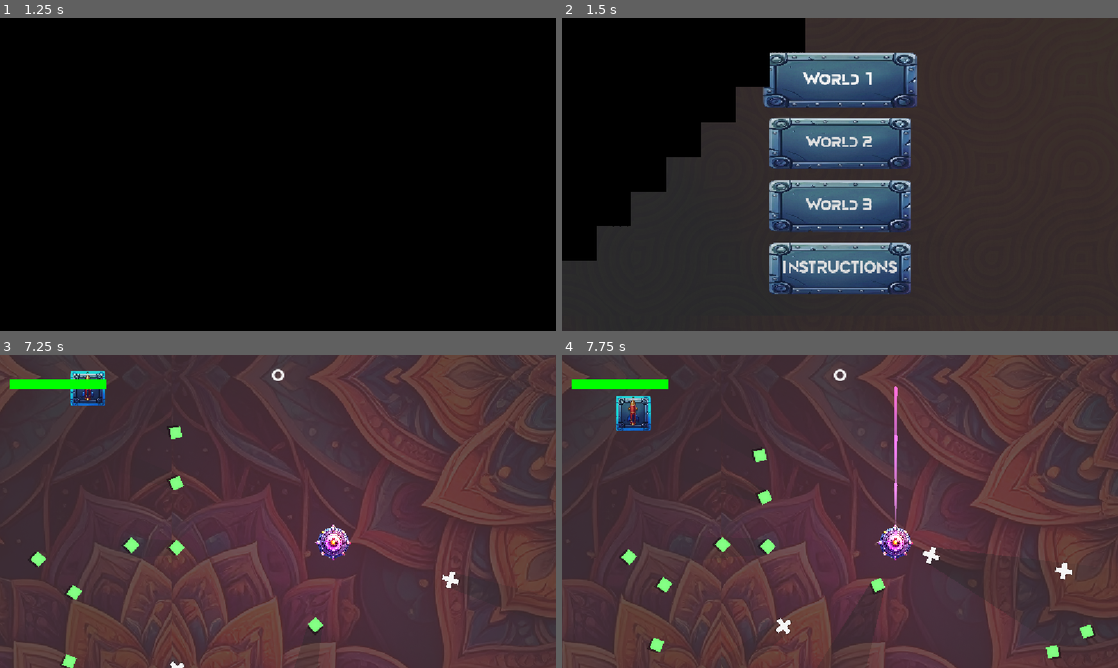
Above: before the commit, frames 1-4 (two rows, left to right).
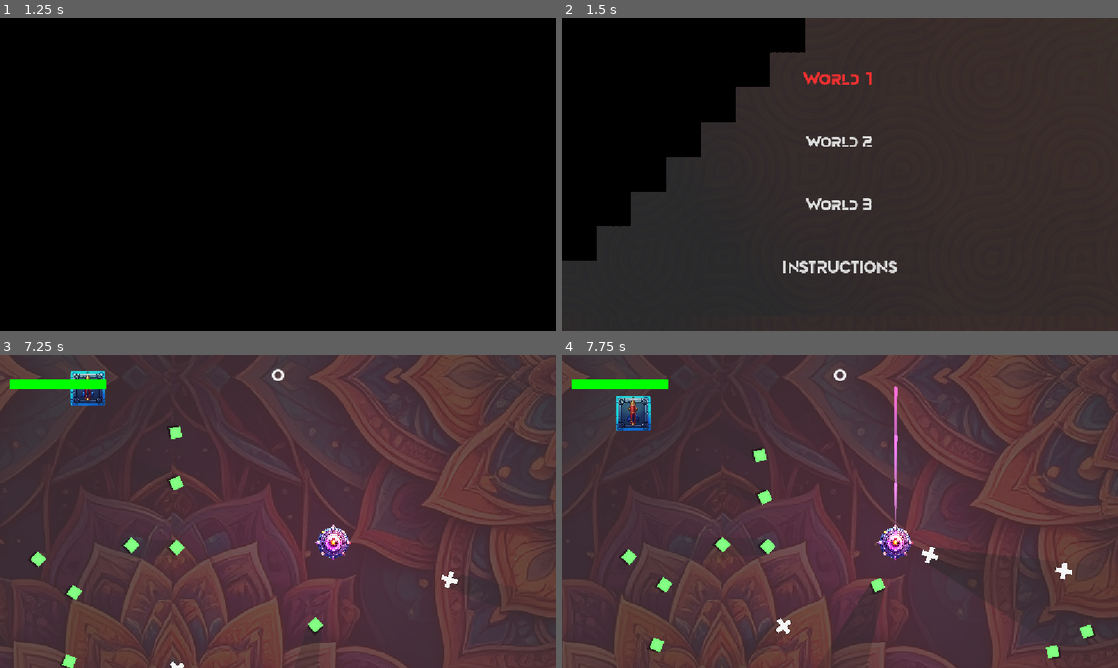
Above: after the commit, the same moments.

Repository: howardkam/Blockade
Game: Godot game, scene res://Scenes/title.tscn
Two runs of this game, one before a commit and one after it. Both use one fixed random seed, a clock stepped at 60 frames per second and the inputs below. Sound files missing from this copy of the repository are replaced by a short silence.
Inputs (mouse positions are in pixels of both pictures, inside the frame that each line leads up to):
- Up to frame 1 (1.25 s): tap Enter (start) at 0.5 s; move the mouse to (400, 158) at 0.52 s; hold D (right) from 0.53 s (still down); hold Enter (start) from 0.53 s (still down)
- Up to frame 2 (1.5 s): release D (right) at 1.25 s; release Enter (start) at 1.25 s; click "World 1" at 1.25 s
- Up to frame 3 (7.25 s): move the mouse to (166, 527) at 2.02 s; hold S (down) 2.03-2.78 s; tap Keypad Enter every 1.5 s from 2.1 to 6.6 s; move the mouse to (333, 442) at 2.77 s; hold D (right) 2.78-3.53 s; hold Enter (start) 2.78-3.53 s; move the mouse to (250, 574) at 3.52 s; hold I (shootup) 3.53-4.28 s; move the mouse to (444, 558) at 4.27 s; hold Enter (start) 4.28-5.03 s; hold A (left) 4.28-5.78 s; move the mouse to (111, 464) at 5.02 s; move the mouse to (305, 511) at 5.77 s; hold S (down) 5.78-6.53 s; hold Enter (start) 5.78-6.53 s; move the mouse to (194, 433) at 6.52 s; hold D (right) from 6.53 s (still down)
- Up to frame 4 (7.75 s): move the mouse to (962, 495) at 7.27 s; release D (right) at 7.28 s; hold I (shootup) from 7.28 s (still down); hold Enter (start) from 7.28 s (still down)

Frame 1 is identical in both runs. In frame 2, 16% of the frame differs, in the area x 36-64%, y 11-89%; in frame 3, less than 0.1%; in frame 4, less than 0.1%.

Commit message:
Changes to tutorial scene

Diff:
--- a/Scenes/tutorial.tscn
+++ b/Scenes/tutorial.tscn
@@ -1,16 +1,10 @@
 [gd_scene format=3 uid="uid://csun4fe5q7i0j"]
 
 [ext_resource type="Script" uid="uid://cy8ec511cwnma" path="res://Scripts/tutorial.gd" id="1_script"]
-[ext_resource type="Texture2D" uid="uid://jg02pg356o6f" path="res://Assets/buttonbackground.png" id="2_btn_bg"]
 [ext_resource type="FontFile" uid="uid://cpglhhyirxx6b" path="res://Assets/movement/Movement.ttf" id="2_i6t4g"]
 [ext_resource type="Texture2D" uid="uid://co60ceob0ntjd" path="res://Assets/background-orange1.jpg" id="5_rwowx"]
 
-[sub_resource type="StyleBoxTexture" id="StyleBoxTexture_button"]
-texture = ExtResource("2_btn_bg")
-texture_margin_left = 1.0
-texture_margin_top = 1.0
-texture_margin_right = 1.0
-texture_margin_bottom = 1.0
+[sub_resource type="StyleBoxEmpty" id="StyleBoxEmpty_custom"]
 
 [node name="Tutorial" type="Node2D" unique_id=1591888135]
 script = ExtResource("1_script")
@@ -38,9 +32,10 @@
 layout_mode = 2
 theme_override_fonts/font = ExtResource("2_i6t4g")
 theme_override_font_sizes/font_size = 36
-theme_override_styles/normal = SubResource("StyleBoxTexture_button")
-theme_override_styles/pressed = SubResource("StyleBoxTexture_button")
-theme_override_styles/hover = SubResource("StyleBoxTexture_button")
+theme_override_styles/normal = SubResource("StyleBoxEmpty_custom")
+theme_override_styles/pressed = SubResource("StyleBoxEmpty_custom")
+theme_override_styles/hover = SubResource("StyleBoxEmpty_custom")
+theme_override_styles/focus = SubResource("StyleBoxEmpty_custom")
 text = "World 1"
 
 [node name="World2Button" type="Button" parent="CanvasLayer/MenuContainer" unique_id=1254293251]
@@ -49,9 +44,10 @@
 layout_mode = 2
 theme_override_fonts/font = ExtResource("2_i6t4g")
 theme_override_font_sizes/font_size = 36
-theme_override_styles/normal = SubResource("StyleBoxTexture_button")
-theme_override_styles/pressed = SubResource("StyleBoxTexture_button")
-theme_override_styles/hover = SubResource("StyleBoxTexture_button")
+theme_override_styles/normal = SubResource("StyleBoxEmpty_custom")
+theme_override_styles/pressed = SubResource("StyleBoxEmpty_custom")
+theme_override_styles/hover = SubResource("StyleBoxEmpty_custom")
+theme_override_styles/focus = SubResource("StyleBoxEmpty_custom")
 text = "World 2"
 
 [node name="World3Button" type="Button" parent="CanvasLayer/MenuContainer" unique_id=1864018589]
@@ -60,9 +56,10 @@
 layout_mode = 2
 theme_override_fonts/font = ExtResource("2_i6t4g")
 theme_override_font_sizes/font_size = 36
-theme_override_styles/normal = SubResource("StyleBoxTexture_button")
-theme_override_styles/pressed = SubResource("StyleBoxTexture_button")
-theme_override_styles/hover = SubResource("StyleBoxTexture_button")
+theme_override_styles/normal = SubResource("StyleBoxEmpty_custom")
+theme_override_styles/pressed = SubResource("StyleBoxEmpty_custom")
+theme_override_styles/hover = SubResource("StyleBoxEmpty_custom")
+theme_override_styles/focus = SubResource("StyleBoxEmpty_custom")
 text = "World 3"
 
 [node name="InstructButton" type="Button" parent="CanvasLayer/MenuContainer" unique_id=1847848606]
@@ -71,9 +68,10 @@
 layout_mode = 2
 theme_override_fonts/font = ExtResource("2_i6t4g")
 theme_override_font_sizes/font_size = 36
-theme_override_styles/normal = SubResource("StyleBoxTexture_button")
-theme_override_styles/pressed = SubResource("StyleBoxTexture_button")
-theme_override_styles/hover = SubResource("StyleBoxTexture_button")
+theme_override_styles/normal = SubResource("StyleBoxEmpty_custom")
+theme_override_styles/pressed = SubResource("StyleBoxEmpty_custom")
+theme_override_styles/hover = SubResource("StyleBoxEmpty_custom")
+theme_override_styles/focus = SubResource("StyleBoxEmpty_custom")
 text = "INSTRUCTIONS"
 
 [node name="ColorRect" type="ColorRect" parent="." unique_id=445726782]
--- a/Scripts/tutorial.gd
+++ b/Scripts/tutorial.gd
@@ -42,18 +42,25 @@
 
 func _on_button_hover(button: Button, is_active: bool) -> void:
 	var target_scale = Vector2(1.08, 1.08) if is_active else Vector2(1.0, 1.0)
-	var tween = create_tween().set_trans(Tween.TRANS_BACK).set_ease(Tween.EASE_OUT)
+	var target_color = Color(1.0, 0.2, 0.2) if is_active else Color(1.0, 1.0, 1.0)
+
+	var tween = create_tween().set_parallel(true).set_trans(Tween.TRANS_BACK).set_ease(Tween.EASE_OUT)
 	tween.tween_property(button, "scale", target_scale, 0.15)
+	tween.tween_property(button, "modulate", target_color, 0.15)
 
 func _on_button_down(button: Button) -> void:
-	var tween = create_tween().set_trans(Tween.TRANS_QUAD).set_ease(Tween.EASE_OUT)
+	var tween = create_tween().set_parallel(true).set_trans(Tween.TRANS_QUAD).set_ease(Tween.EASE_OUT)
 	tween.tween_property(button, "scale", Vector2(0.95, 0.95), 0.08)
+	tween.tween_property(button, "modulate", Color(0.8, 0.1, 0.1), 0.08)
 
 func _on_button_up(button: Button) -> void:
 	var is_active = button.is_hovered() or button.has_focus()
 	var target_scale = Vector2(1.08, 1.08) if is_active else Vector2(1.0, 1.0)
-	var tween = create_tween().set_trans(Tween.TRANS_BACK).set_ease(Tween.EASE_OUT)
+	var target_color = Color(1.0, 0.2, 0.2) if is_active else Color(1.0, 1.0, 1.0)
+
+	var tween = create_tween().set_parallel(true).set_trans(Tween.TRANS_BACK).set_ease(Tween.EASE_OUT)
 	tween.tween_property(button, "scale", target_scale, 0.1)
+	tween.tween_property(button, "modulate", target_color, 0.1)
 
 func transition_to_scene(scene_path: String) -> void:
 	if get_node_or_null("/root/Global"):
